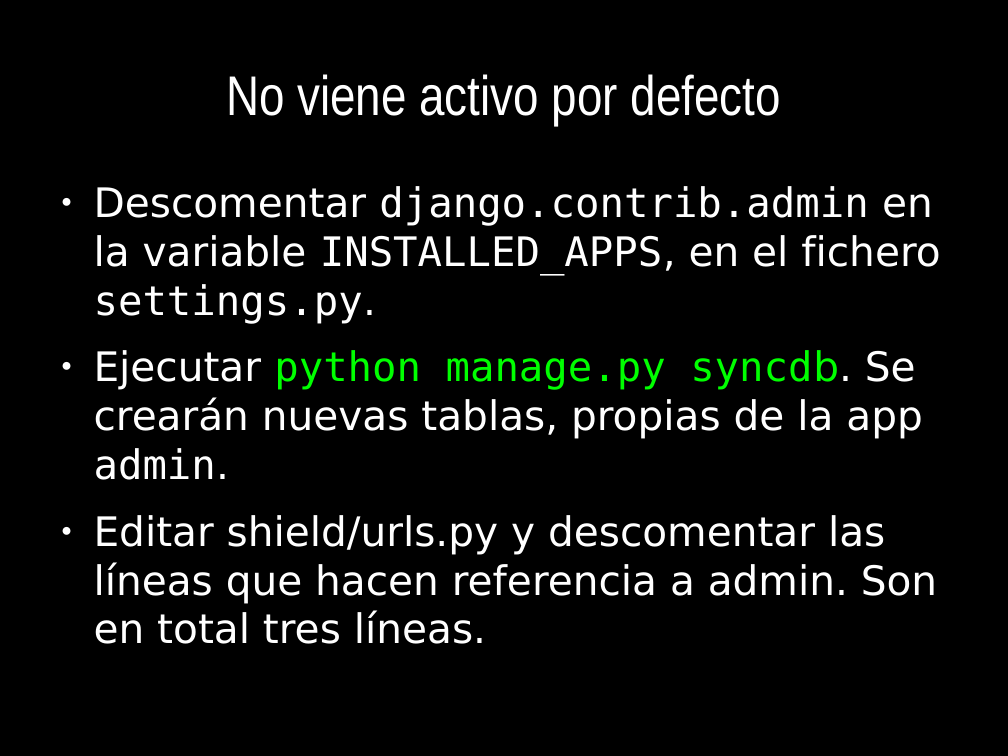
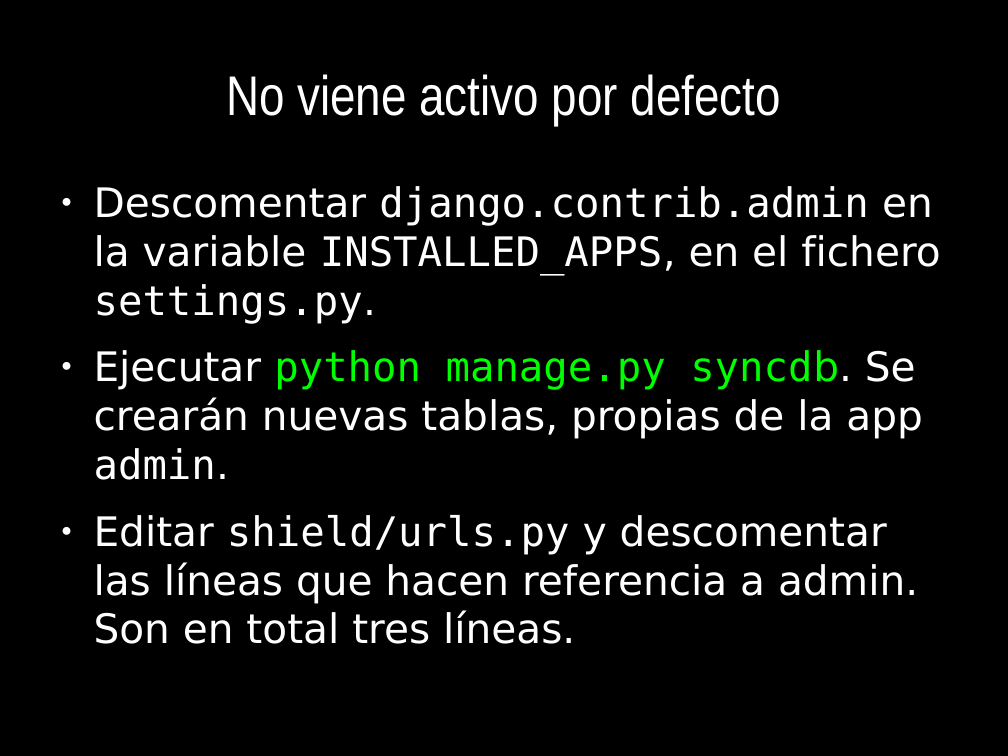
Before and after one commit to euribates/curso-django, a slide deck: slide 52 of presentacion/curso_django.odp. Drawn at 1008x756 pixels with LibreOffice and Linux fonts; fonts in the diff are those of the drawing. Boxes give left, top, right and bottom in pixels: in the first picture for what was removed or moved away, otherwise in the second. Text is boxed around its words. In the diff, an @@ line names an element or a change of style, - is before the commit and + after.

```diff
--- a/presentacion/curso_django.odp
+++ b/presentacion/curso_django.odp
@@ text at (x1=94, y1=515, x2=918, y2=644): font DejaVu Sans to DejaVu Sans Mono in "shield/urls.py" @@
```
Also in this commit, not shown: 16 other slides changed, 2 other files.
